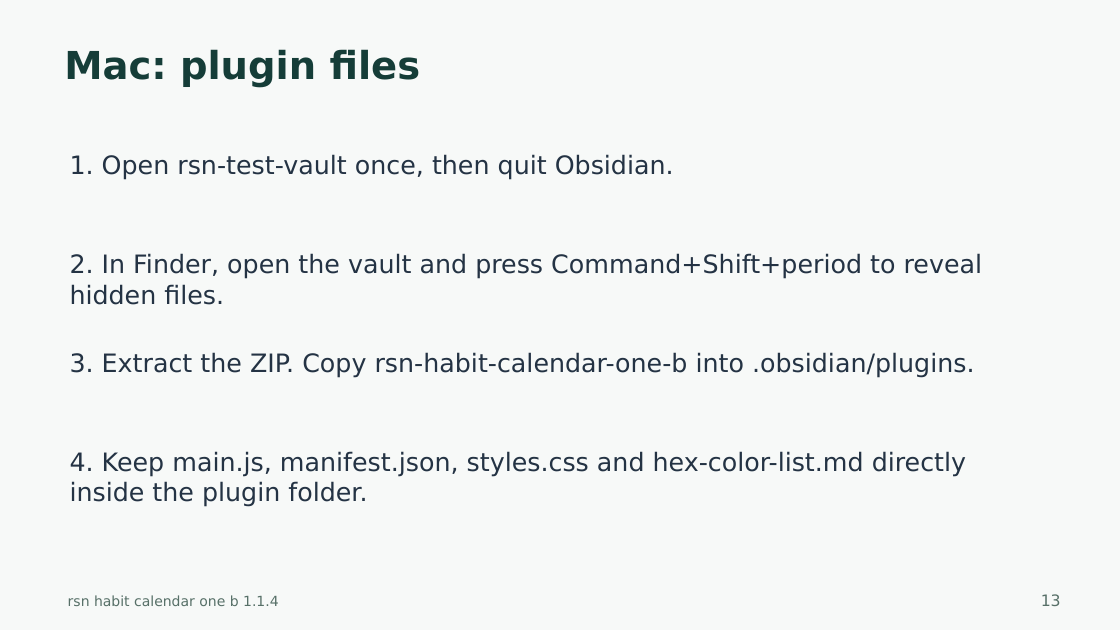
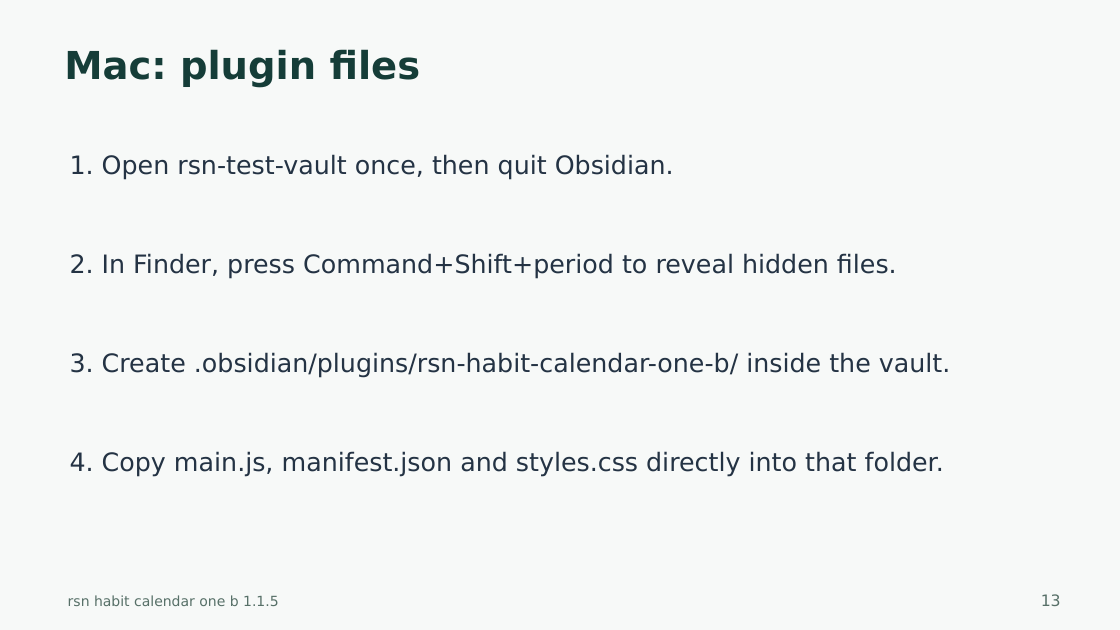
Before and after one commit to harharhari/rsn-habit-tracker-obsidian-plugin, a slide deck: slide 13 of docs/rsn-habit-calendar-one-b-tutorial.pptx. Drawn at 1120x630 pixels with LibreOffice and Linux fonts; fonts in the diff are those of the drawing. Boxes give left, top, right and bottom in pixels: in the first picture for what was removed or moved away, otherwise in the second. Text is boxed around its words. In the diff, an @@ line names an element or a change of style, - is before the commit and + after.

Commit message:
1. changes made as per obsidian report 2. *.ts files added to src directory 3. as on 2026-10-24

```diff
--- a/docs/rsn-habit-calendar-one-b-tutorial.pptx
+++ b/docs/rsn-habit-calendar-one-b-tutorial.pptx
@@ text at (70, 253, 897, 279): text changed @@
-2. In Finder, open the vault and press Command+Shift+period to reveal hidden files.
+2. In Finder, press Command+Shift+period to reveal hidden files.
@@ text at (70, 352, 951, 378): text changed @@
-3. Extract the ZIP. Copy rsn-habit-calendar-one-b into .obsidian/plugins.
+3. Create .obsidian/plugins/rsn-habit-calendar-one-b/ inside the vault.
@@ text at (70, 451, 944, 477): text changed @@
-4. Keep main.js, manifest.json, styles.css and hex-color-list.md directly inside the plugin folder.
+4. Copy main.js, manifest.json and styles.css directly into that folder.
@@ text at (68, 595, 279, 606): text changed @@
-rsn habit calendar one b 1.1.4
+rsn habit calendar one b 1.1.5
```
Also in this commit, not shown: 35 other slides changed, 5 slides added, 2 slides removed, 41 other files.
